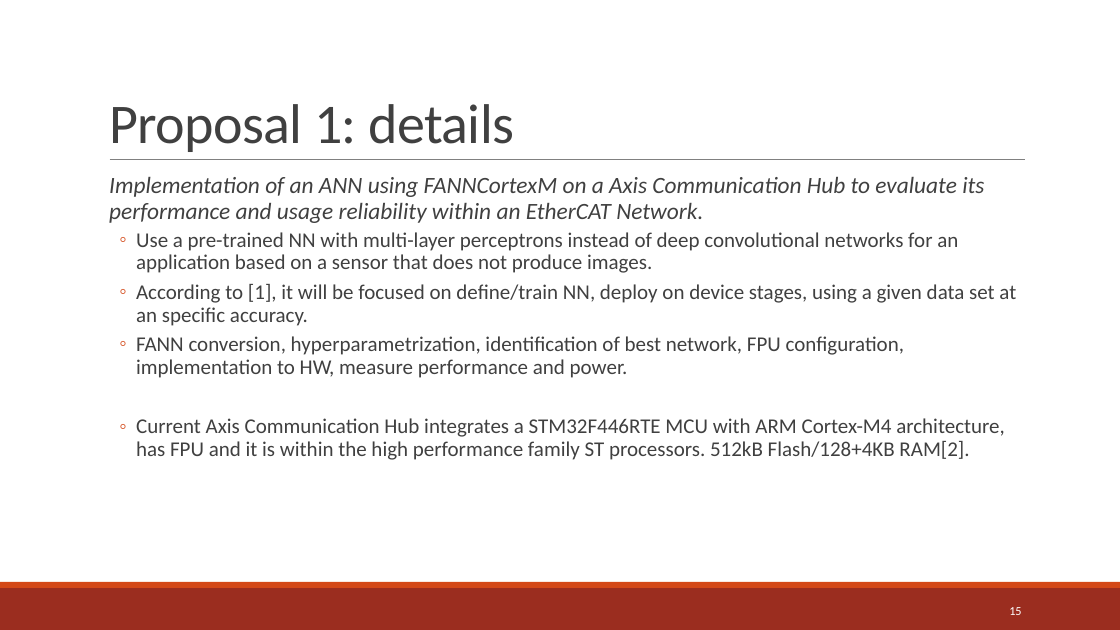
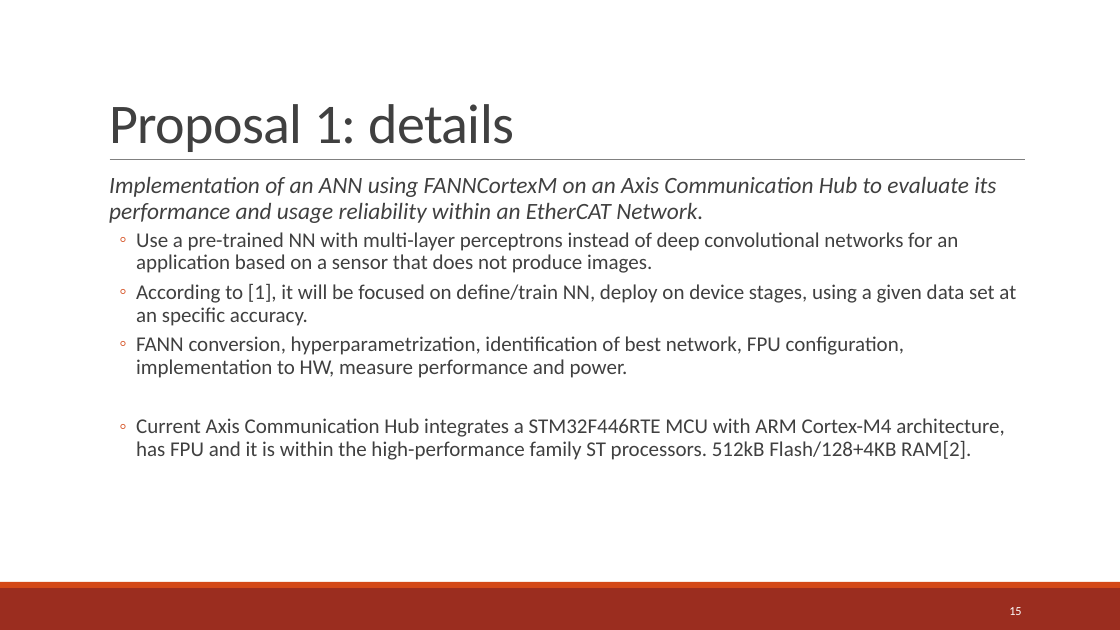
Before and after one commit to jreyesa0901/master_thesis, a slide deck: slide 15 of Resources/MA Proposal Reyes v2.pptx. Drawn at 1120x630 pixels with LibreOffice and Linux fonts; fonts in the diff are those of the drawing. Boxes give left, top, right and bottom in pixels: in the first picture for what was removed or moved away, otherwise in the second. Text is boxed around its words. In the diff, an @@ line names an element or a change of style, - is before the commit and + after.

```diff
--- a/Resources/MA Proposal Reyes v2.pptx
+++ b/Resources/MA Proposal Reyes v2.pptx
@@ text at (109, 177, 996, 223): text changed @@
-  Implementation of an ANN using FANNCortexM on a Axis Communication Hub to evaluate its performance and usage reliability within an EtherCAT Network.
+  Implementation of an ANN using FANNCortexM on an Axis Communication Hub to evaluate its performance and usage reliability within an EtherCAT Network.
@@ text at (136, 418, 1005, 460): text changed @@
-  ◦ Current Axis Communication Hub integrates a STM32F446RTE MCU with ARM Cortex-M4 architecture, has FPU and it is within the high performance family ST processors. 512kB Flash/128+4KB RAM[2].
+  ◦ Current Axis Communication Hub integrates a STM32F446RTE MCU with ARM Cortex-M4 architecture, has FPU and it is within the high-performance family ST processors. 512kB Flash/128+4KB RAM[2].
```
Also in this commit, not shown: 11 other slides changed, 1 slide added, 1 slide removed, 14 other files.
